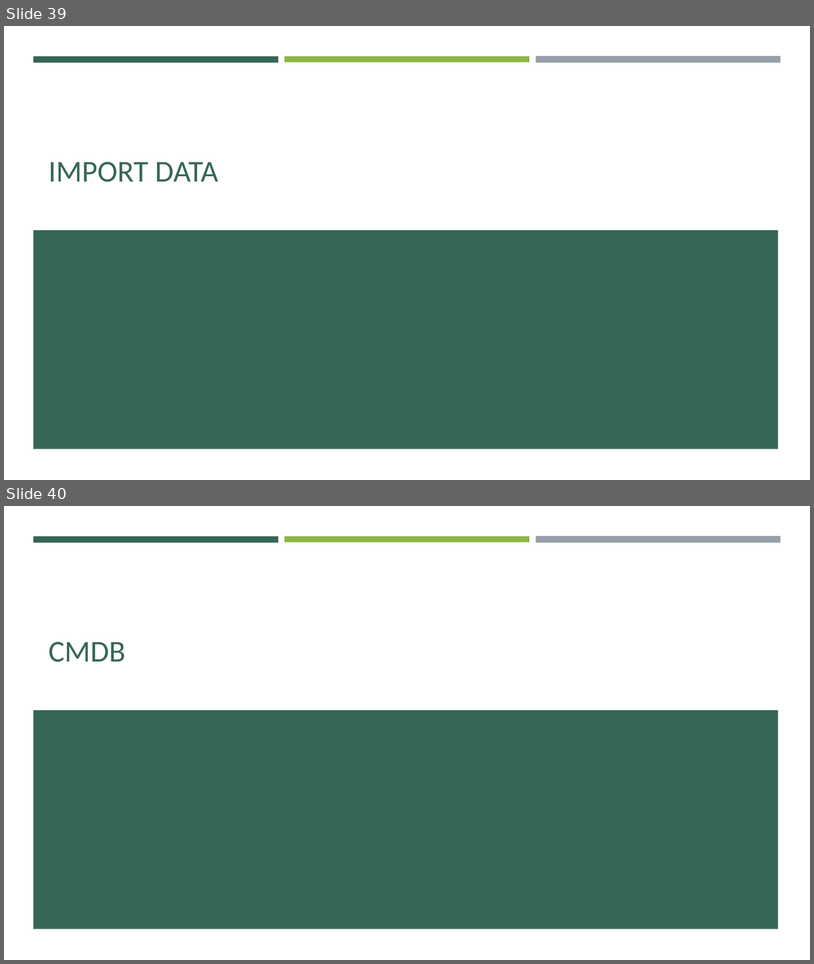
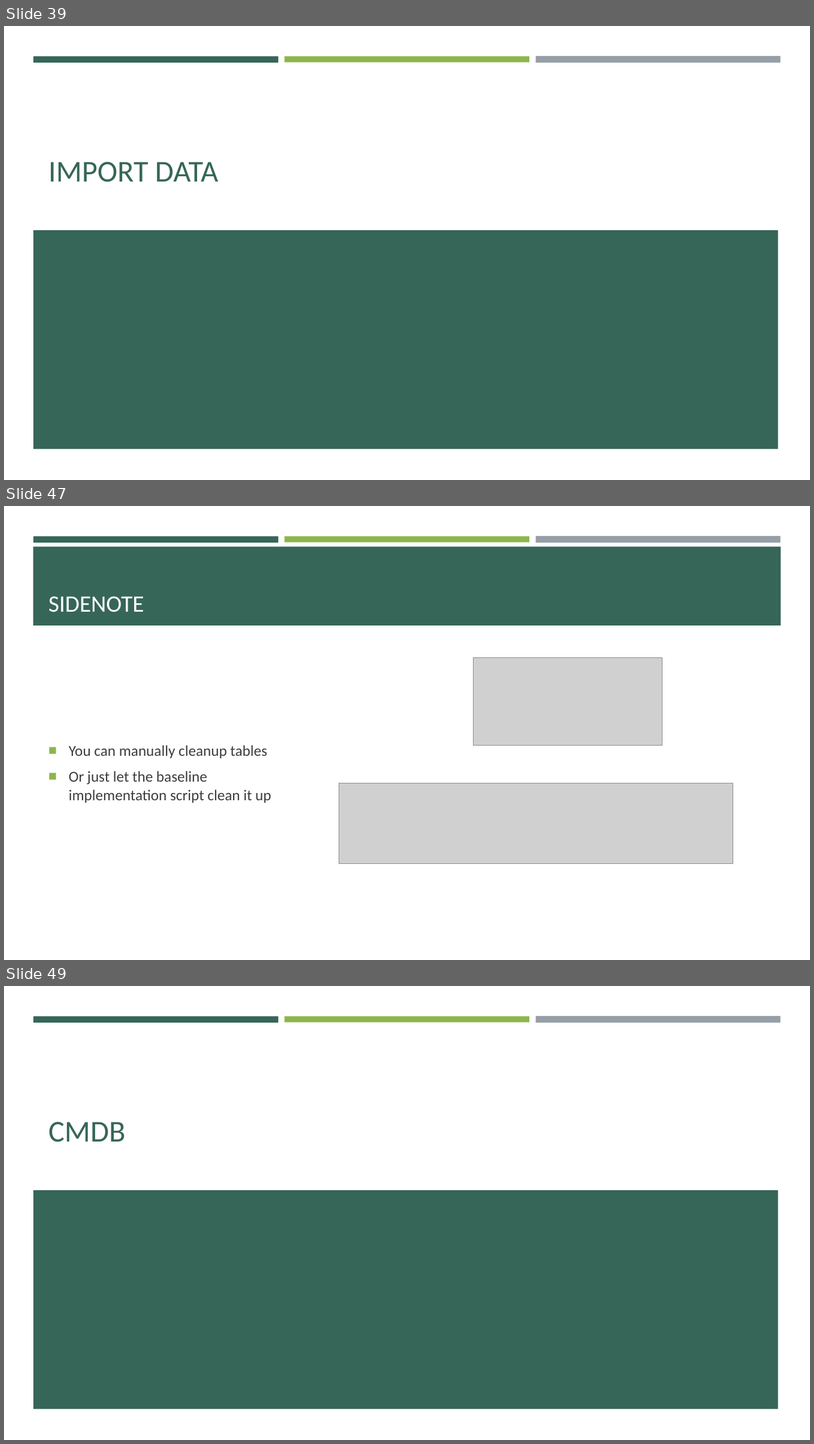
Before and after one commit to e-m-wilson/SNOW, a slide deck: Week_4/Database_Management_&_Platform_Security.pptx. Shown one above the other, each under a label of ours: slides 39 and 40 before the commit, slides 39, 47 and 49 after it; the slides between them are not shown. The pictures are 814x964 and 814x1444 pixels, drawn with LibreOffice and Linux fonts; fonts in the diff are those of the drawing; grey boxes stand for pictures. Boxes give left, top, right and bottom in pixels: in the first picture for what was removed or moved away, otherwise in the second. Text is boxed around its words. In the diff, an @@ line names an element or a change of style, - is before the commit and + after.

```diff
--- a/Week_4/Database_Management_&_Platform_Security.pptx
+++ b/Week_4/Database_Management_&_Platform_Security.pptx
@@ slide 47 added at [4, 506, 810, 960], background #FFFFFF; not listed: 3 template elements that a slide beside it also shows @@
@@ rectangle added at [33, 547, 782, 625], fill #366658 @@
@@ title added at [48, 596, 144, 612], 28 pt, text #FFFFFF @@
+SIDENOTE
@@ picture added at [473, 657, 663, 745] @@
@@ text added at [69, 745, 271, 802], 18 pt, text #3D3D3D @@
+■ You can manually cleanup tables
+■ Or just let the baseline implementation script clean it up
@@ picture added at [339, 783, 734, 864] @@
@@ what was slide 40 is now slide 49 @@
```
Also in this commit, not shown: 8 other slides added, 4 other files.
